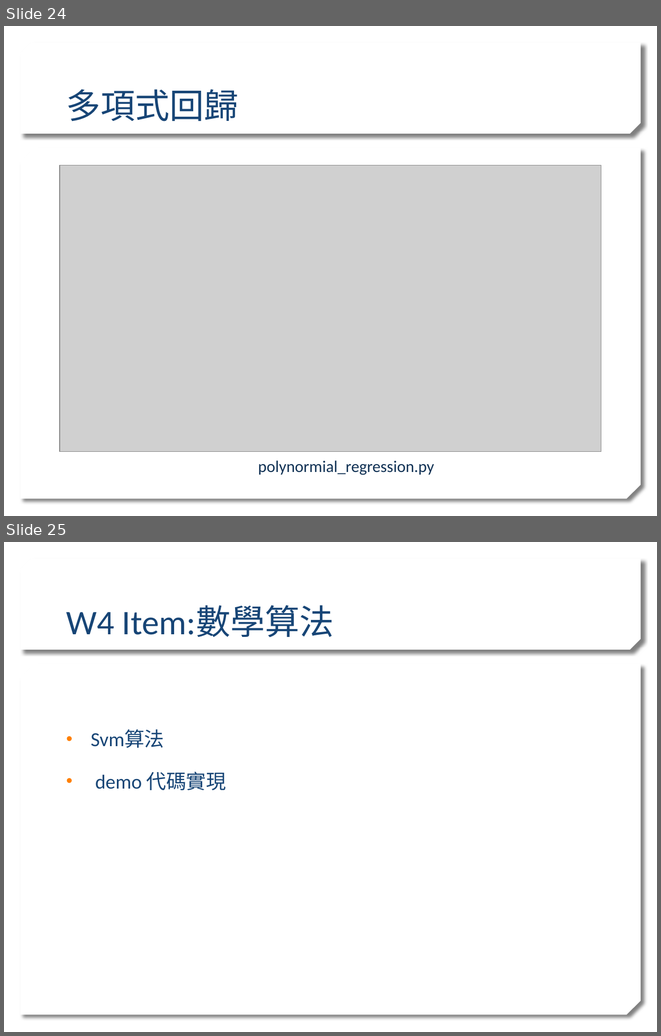
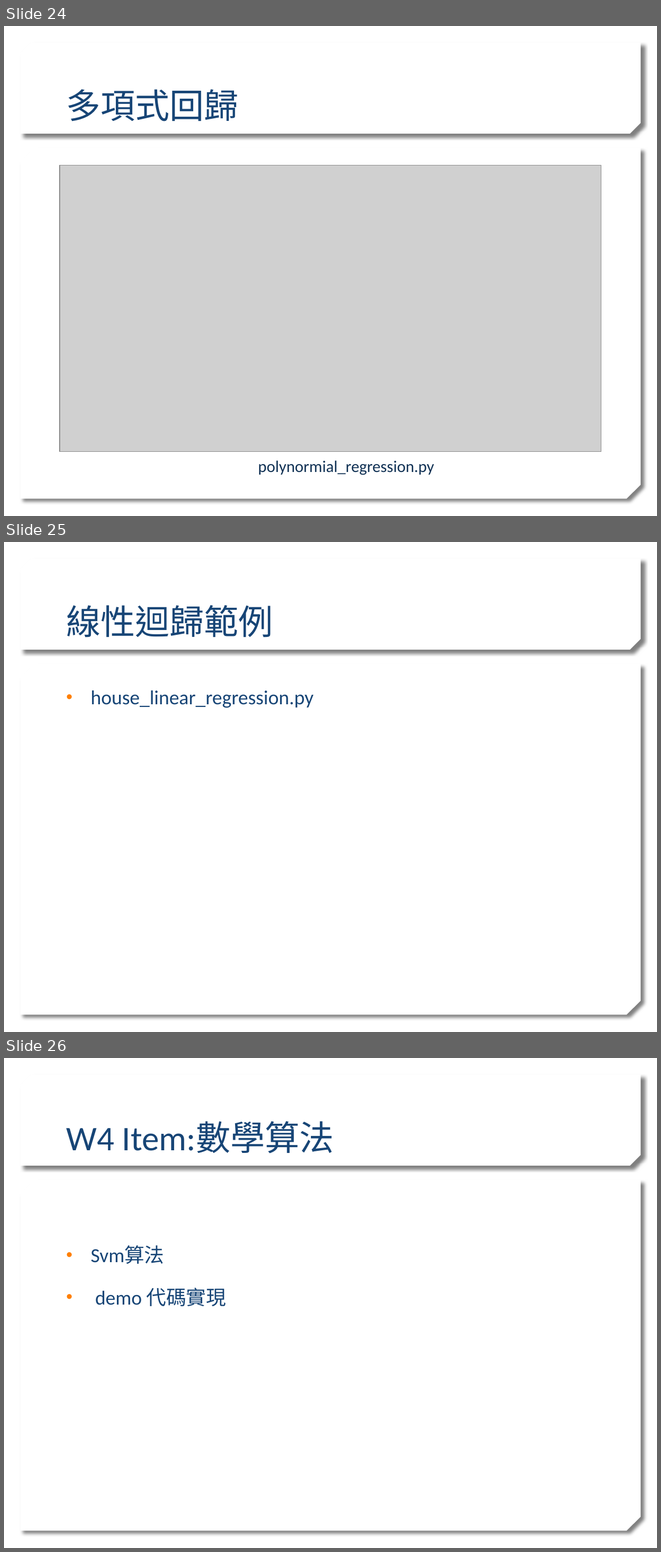
Before and after one commit to stereo720712/2020_Learn_practice_Machine_Learning, a slide deck: ml traing sean_detail.pptx. Shown one above the other, each under a label of ours: slides 24 and 25 before the commit, slides 24, 25 and 26 after it. The pictures are 661x1036 and 661x1552 pixels, drawn with LibreOffice and Linux fonts; fonts in the diff are those of the drawing; grey boxes stand for pictures; background and template pictures are left out. Boxes give left, top, right and bottom in pixels: in the first picture for what was removed or moved away, otherwise in the second. Text is boxed around its words. In the diff, an @@ line names an element or a change of style, - is before the commit and + after.

```diff
--- a/ml traing sean_detail.pptx
+++ b/ml traing sean_detail.pptx
@@ slide 25 added at (4, 542, 657, 1032), background picture (left out); not listed: 2 template elements that a slide beside it also shows @@
@@ title added at (66, 605, 273, 637), 38 pt, text #174576 @@
+線性迴歸範例
@@ text added at (91, 690, 314, 708), 22 pt, text #174576 @@
+• house_linear_regression.py
@@ what was slide 25 is now slide 26 @@
```
Also in this commit, not shown: 3 slides changed, 5 other files.
